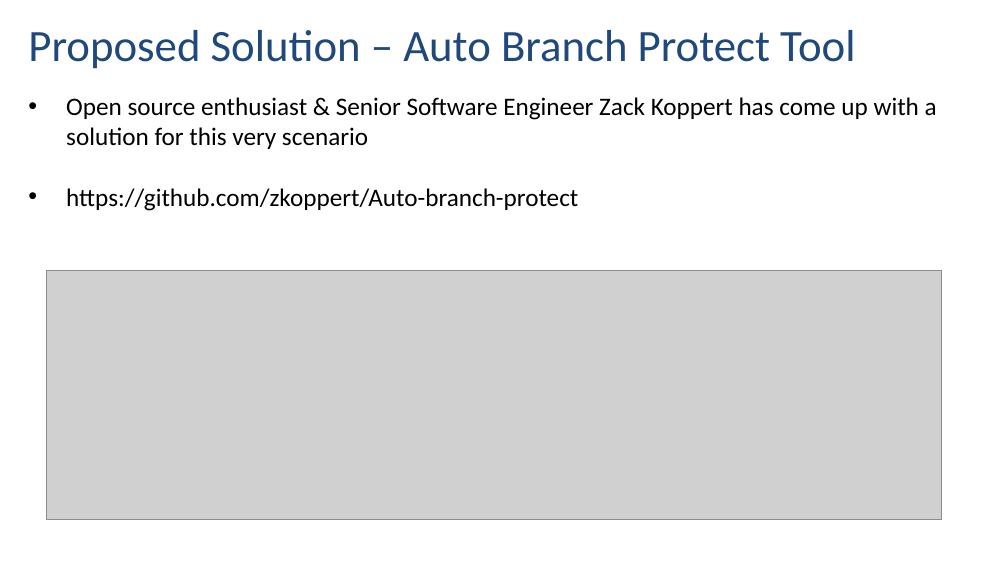
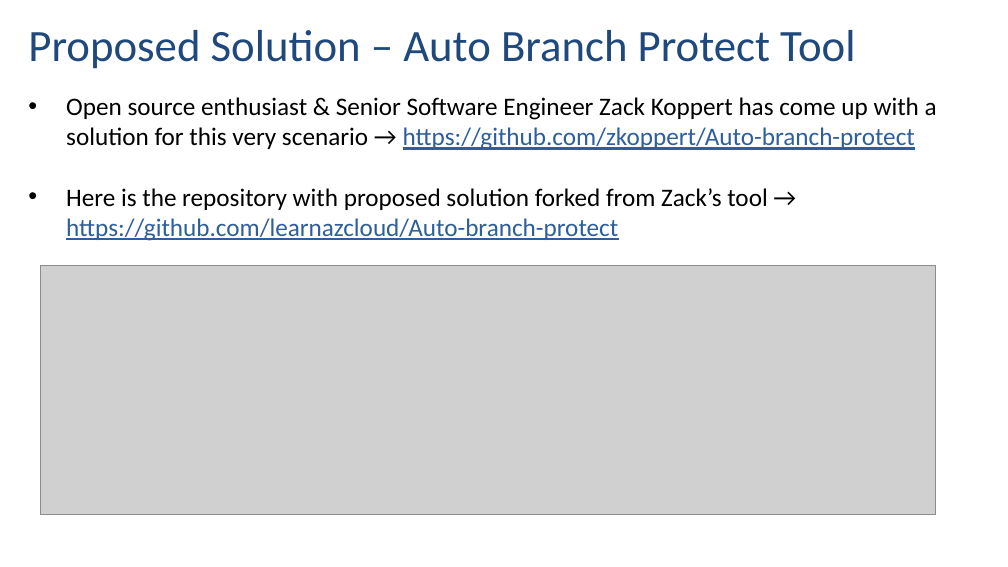
Before and after one commit to learnazcloud/Auto-branch-protect, a slide deck: slide 6 of presentation/CSA_VaibhavPatil_030922.pptx. Drawn at 1008x567 pixels with LibreOffice and Linux fonts; fonts in the diff are those of the drawing; grey boxes stand for pictures. Boxes give left, top, right and bottom in pixels: in the first picture for what was removed or moved away, otherwise in the second. Text is boxed around its words. In the diff, an @@ line names an element or a change of style, - is before the commit and + after.

```diff
--- a/presentation/CSA_VaibhavPatil_030922.pptx
+++ b/presentation/CSA_VaibhavPatil_030922.pptx
@@ text at box(66, 97, 937, 241): text changed @@
-• Open source enthusiast & Senior Software Engineer Zack Koppert has come up with a solution for this very scenario
-• https://github.com/zkoppert/Auto-branch-protect
+• Open source enthusiast & Senior Software Engineer Zack Koppert has come up with a solution for this very scenario → https://github.com/zkoppert/Auto-branch-protect
+• Here is the repository with proposed solution forked from Zack’s tool → https://github.com/learnazcloud/Auto-branch-protect
@@ picture: place and size @@
-picture at box(46, 270, 941, 519)
+picture at box(40, 266, 935, 515)
```
